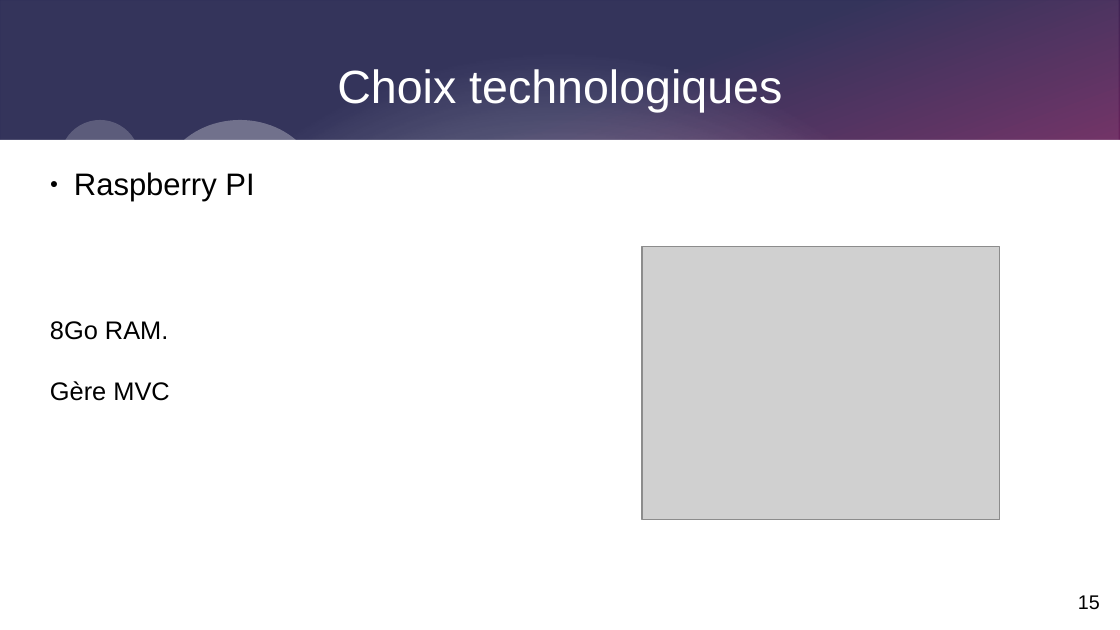
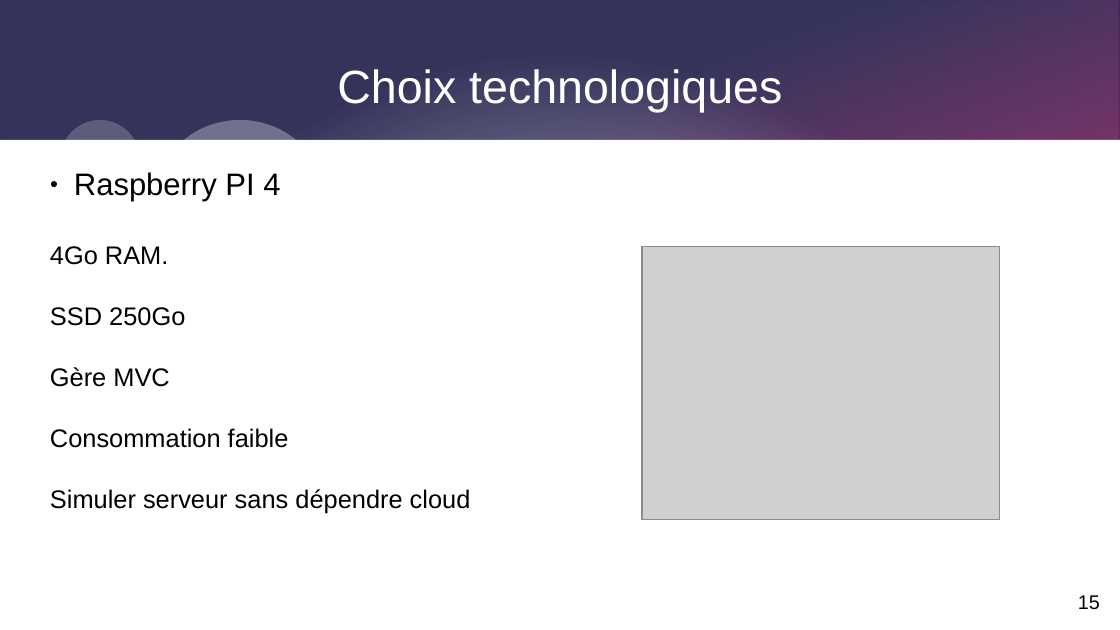
Before and after one commit to Corentinh2/PROJET_GESTIONNAIRE_DE_CHARGE, a slide deck: slide 15 of Diapo_revue1_projet.odp. Drawn at 1120x630 pixels with LibreOffice and Linux fonts; fonts in the diff are those of the drawing; grey boxes stand for pictures. Boxes give left, top, right and bottom in pixels: in the first picture for what was removed or moved away, otherwise in the second. Text is boxed around its words. In the diff, an @@ line names an element or a change of style, - is before the commit and + after.

```diff
--- a/Diapo_revue1_projet.odp
+++ b/Diapo_revue1_projet.odp
@@ text at (50,172,280,326): text changed; size 22 to 18 pt @@
-● Raspberry PI
-8Go RAM.
+● Raspberry PI 4
+4Go RAM.
+SSD 250Go
@@ text at (50,428,471,514): paragraphs added @@
+Consommation faible
+Simuler serveur sans dépendre cloud
```
Also in this commit, not shown: 6 other slides changed, 3 slides added, 1 slide removed, 5 other files.
